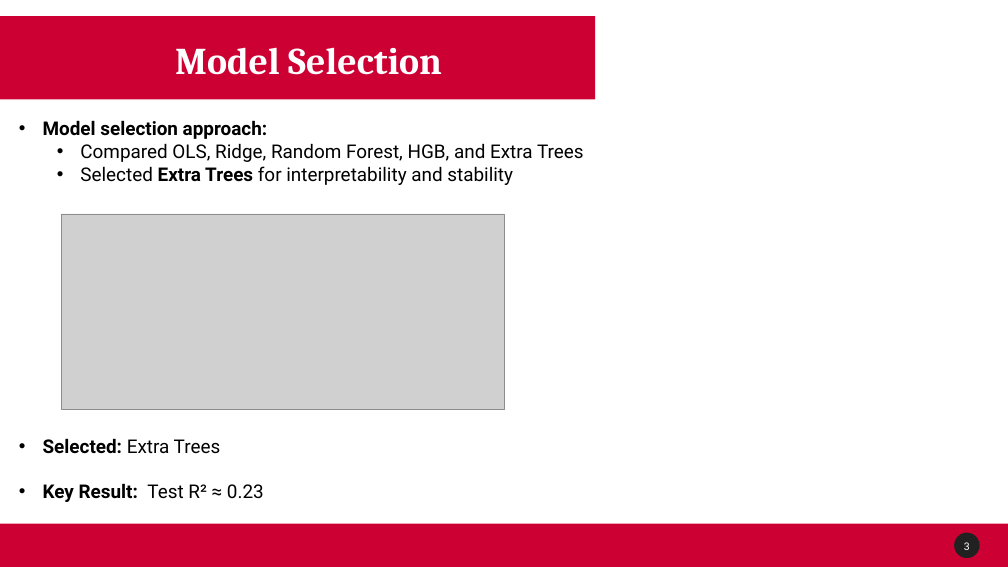
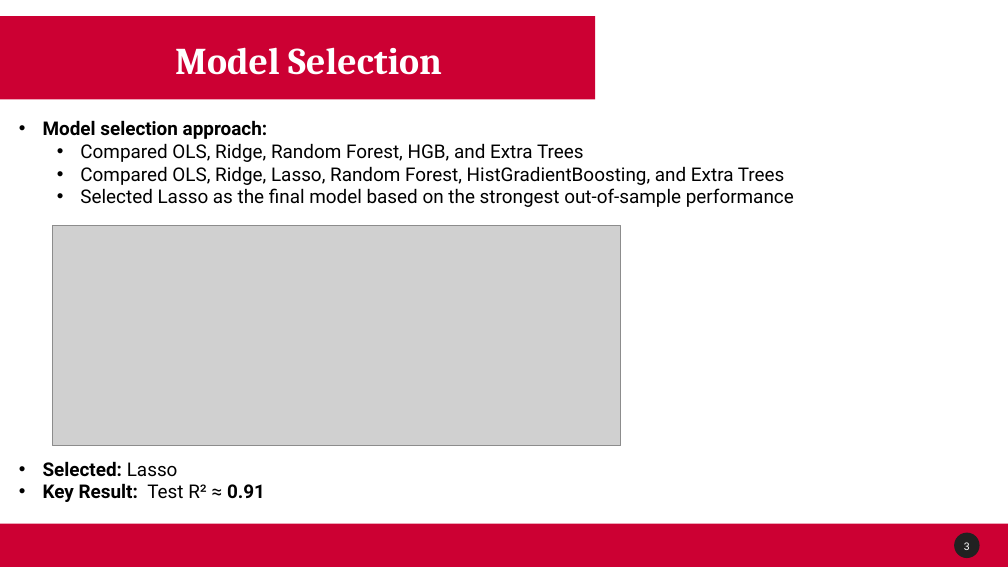
Before and after one commit to Venettov/CAPSTONE_DATA_SCIENCE_RIVERARUIZ, a slide deck: slide 4 of project_reports/Week11_Progress.pptx. Drawn at 1008x567 pixels with LibreOffice and Linux fonts; fonts in the diff are those of the drawing; grey boxes stand for pictures; background and template pictures are left out. Boxes give left, top, right and bottom in pixels: in the first picture for what was removed or moved away, otherwise in the second. Text is boxed around its words. In the diff, an @@ line names an element or a change of style, - is before the commit and + after.

Commit message:
Finalize Phase 4 policy analysis: add realistic policy-path charts with decline + uncertainty bands, implement robust regional handling with diagnostics fallback, include policy mechanism table, relative impact analysis, and polished conclusion markdown

```diff
--- a/project_reports/Week11_Progress.pptx
+++ b/project_reports/Week11_Progress.pptx
@@ text at [43,166,794,502]: text changed @@
-  • Selected Extra Trees for interpretability and stability
-• Selected: Extra Trees
-• Key Result: Test R² ≈ 0.23
+  • Compared OLS, Ridge, Lasso, Random Forest, HistGradientBoosting, and Extra Trees
+  • Selected Lasso as the final model based on the strongest out-of-sample performance
+• Selected: Lasso
+• Key Result: Test R² ≈ 0.91
@@ picture: place and size @@
-picture at [61,214,504,409]
+picture at [52,225,621,446]
```
Also in this commit, not shown: 3 other slides changed, 13 other files.
